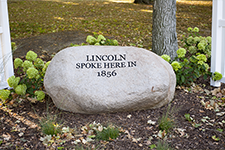
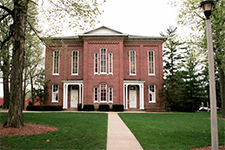
Two versions of the same layered image (225x150). Layer-by-layer changes:
hid "Layer 10" over [0, 0, 225, 150]
hid "Layer 9" over [0, 0, 225, 150]
hid "Layer 8" over [0, 0, 225, 150]
hid "Layer 7" over [0, 0, 225, 150]
hid "Layer 6" over [0, 0, 225, 150]
hid "Layer 5" over [0, 0, 225, 150]
hid "Layer 4" over [0, 0, 225, 150]
hid "Layer 3" over [0, 0, 225, 150]
hid "Layer 2" over [0, 0, 225, 150]
